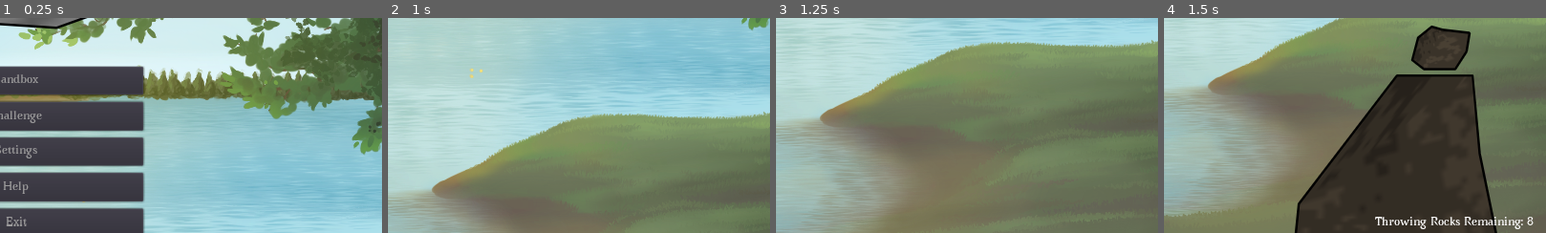
Above: before the commit, frames 1-4 (left to right).
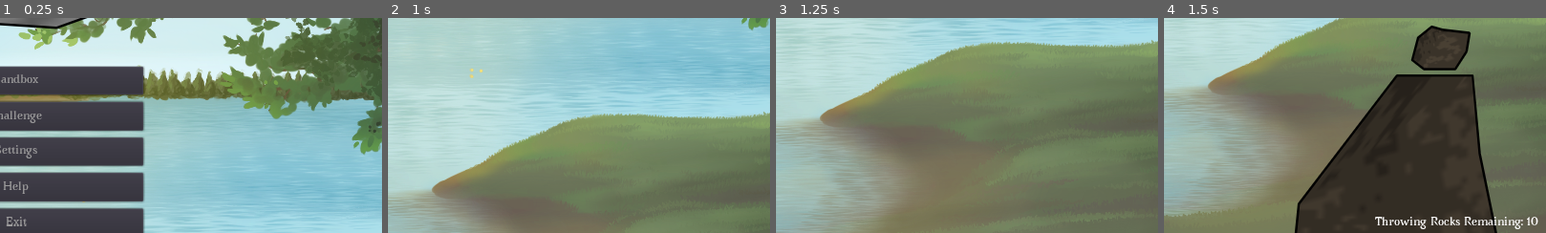
Above: after the commit, the same moments.

Repository: ebrahimebrahim/knock-the-rock
Game: Godot game, scene res://MenuScreen.tscn
The game is run twice, just before and just after one commit, with the same random seed, the same clock (stepped at 60 frames per second) and the same inputs.
Inputs (mouse positions are % of the whole screen's width and height, from its top left):
- Up to frame 1 (0.25 s): no input
- Up to frame 2 (1 s): click "Challenge" at 0.5 s
- Up to frame 3 (1.25 s): no input
- Up to frame 4 (1.5 s): move the mouse to (72, 45) at 1.27 s; press the mouse at (72, 45) at 1.28 s
The pictures show only the part of the screen within x 48-98%, y 44-94%; the shares and areas given below are measured in that part.

Frames 1-3 are identical in both runs. In frame 4, less than 0.1% of the frame differs, in the area x 95-98%, y 92-97%.

Commit message:
"throwing rocks remaining" includes active rocks
I think this is less confusing

Diff:
--- a/ktr/GameChallenge.gd
+++ b/ktr/GameChallenge.gd
@@ -15,6 +15,9 @@
 	beuld_topmid = beuld.global_transform.xform(beuld.top_mid())
 
 	place_new_target_rock()
+
+	$LabelsLayer/ThrowingRocksRemainingLabel.text = "Throwing Rocks Remaining: " + str(throwing_rocks_remaining)
+	$LabelsLayer/ScoreLabel.text = "Rocks Knocked: " + str(score)
 
 
 func _process(delta):
@@ -44,7 +47,6 @@
 	rock[0].connect("tree_exited",self,"check_endgame_condition")
 	rock[0].connect("became_unholdable",self,"check_endgame_condition")
 	throwing_rocks += rock
-	decrement_throwing_rocks_remaining()
 
 func decrement_throwing_rocks_remaining():
 	throwing_rocks_remaining -= 1
@@ -84,5 +86,6 @@
 
 
 func _on_LineOfPebbles_rock_lost():
-	if throwing_rocks_remaining:
+	decrement_throwing_rocks_remaining()
+	if throwing_rocks_remaining > 1:
 		place_new_throwing_rock()
